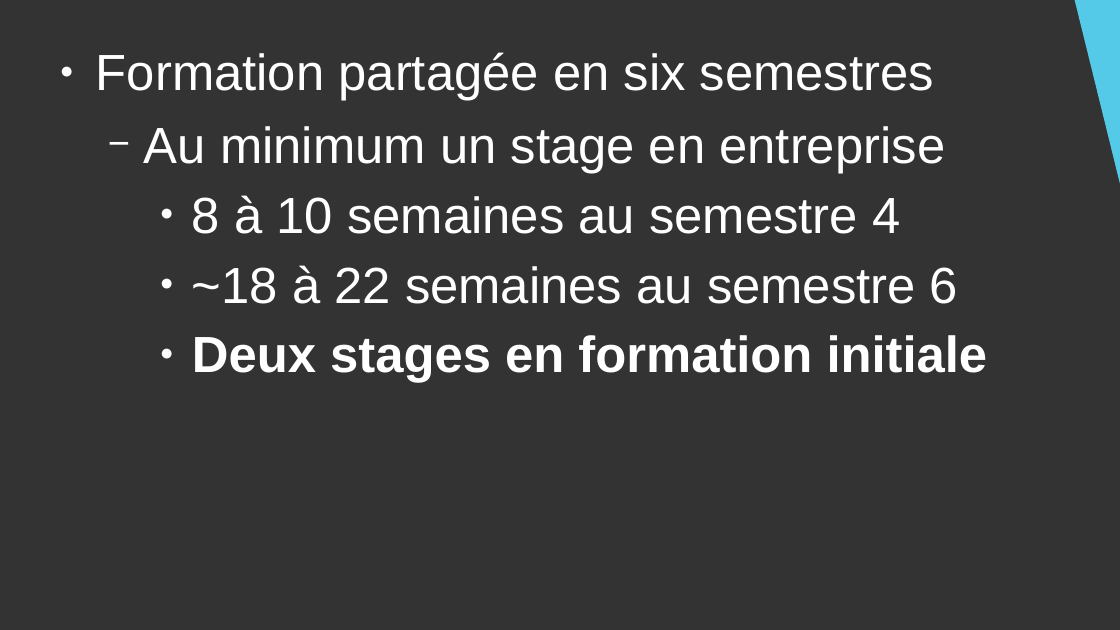
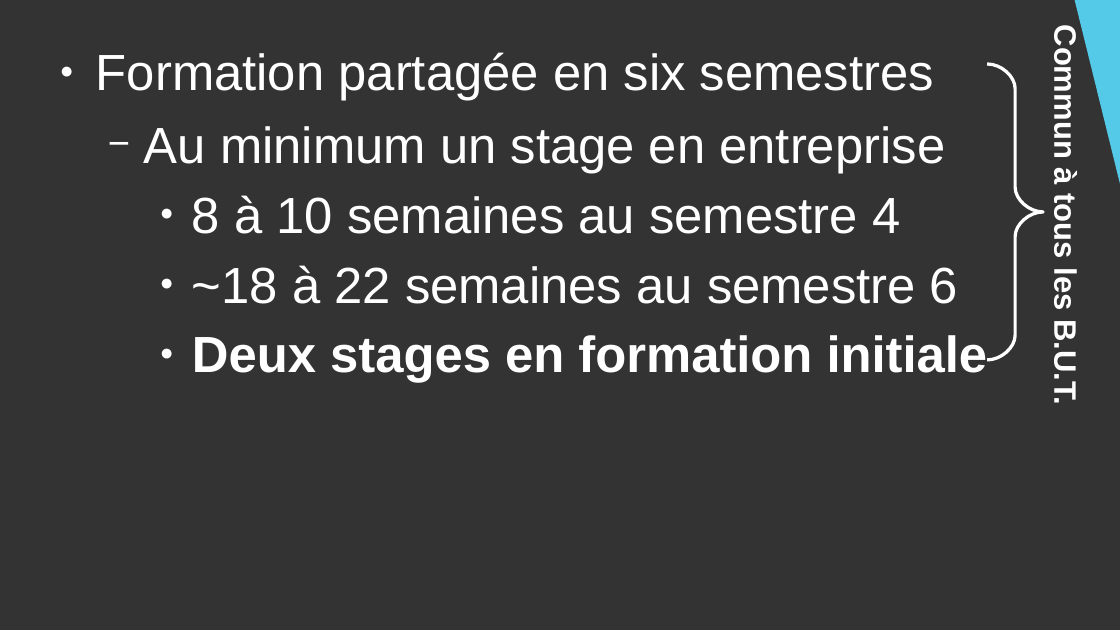
Before and after one commit to DanYellow/cours, a slide deck: slide 6 of presentation-formation-mmi/presentation.odp. Drawn at 1120x630 pixels with LibreOffice and Linux fonts; fonts in the diff are those of the drawing. Boxes give left, top, right and bottom in pixels: in the first picture for what was removed or moved away, otherwise in the second. Text is boxed around its words. In the diff, an @@ line names an element or a change of style, - is before the commit and + after.

Commit message:
Update presentation-mmi

```diff
--- a/presentation-formation-mmi/presentation.odp
+++ b/presentation-formation-mmi/presentation.odp
@@ text added at <box>1048,38,1083,403</box>, 22 pt, text #FFFFFF, bold @@
+Commun à tous les B.U.T.
@@ freeform shape added at <box>988,64,1044,360</box>, outline #FFFFFF 2.3 pt @@
```
Also in this commit, not shown: 1 other slide changed, 1 other file.
